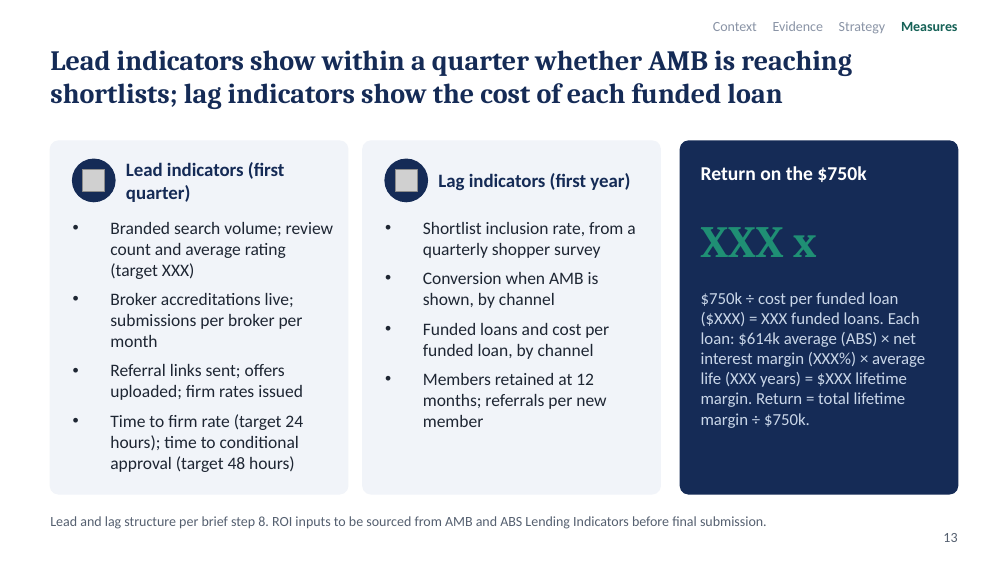
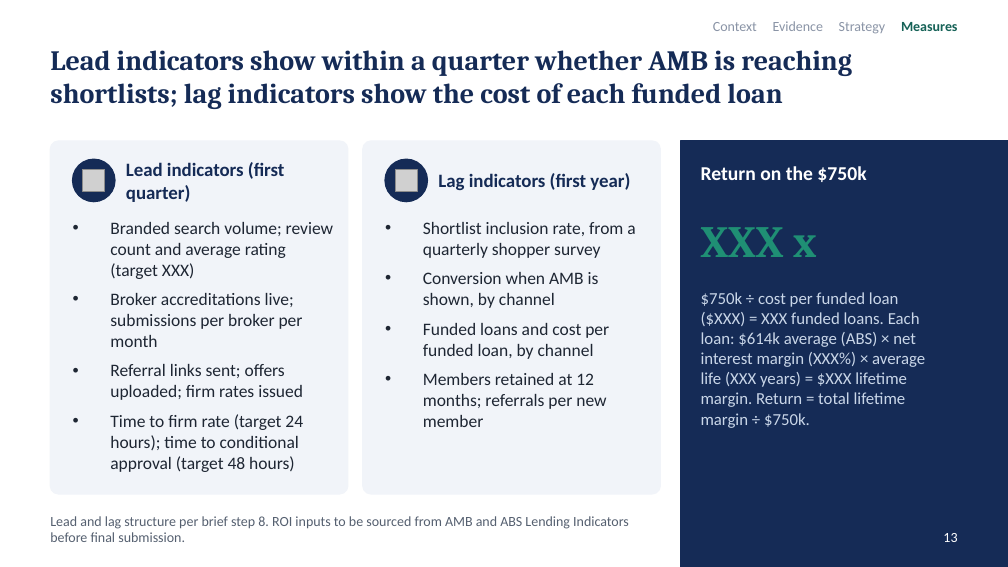
Before and after one commit to Dhurtado10/MKT_Group_Presentation, a slide deck: slide 13 of AMB_Draft_4_remaster_wip.pptx. Drawn at 1008x567 pixels with LibreOffice and Linux fonts; fonts in the diff are those of the drawing; grey boxes stand for pictures. Boxes give left, top, right and bottom in pixels: in the first picture for what was removed or moved away, otherwise in the second. Text is boxed around its words. In the diff, an @@ line names an element or a change of style, - is before the commit and + after.

```diff
--- a/AMB_Draft_4_remaster_wip.pptx
+++ b/AMB_Draft_4_remaster_wip.pptx
@@ rectangle: place and size @@
-rectangle at [680,141,958,494]
+rectangle at [680,141,1008,566]
@@ rectangle at [680,141,1008,566]: rounded rectangle to rectangle @@
@@ text "Lead and lag structure per ..." rewrapped from [50,516,767,529] to [50,516,629,542] @@
@@ text "13" at [943,533,957,542]: text colour #556070 to #FFFFFF @@
```
Also in this commit, not shown: 9 other slides changed, 17 other files.
